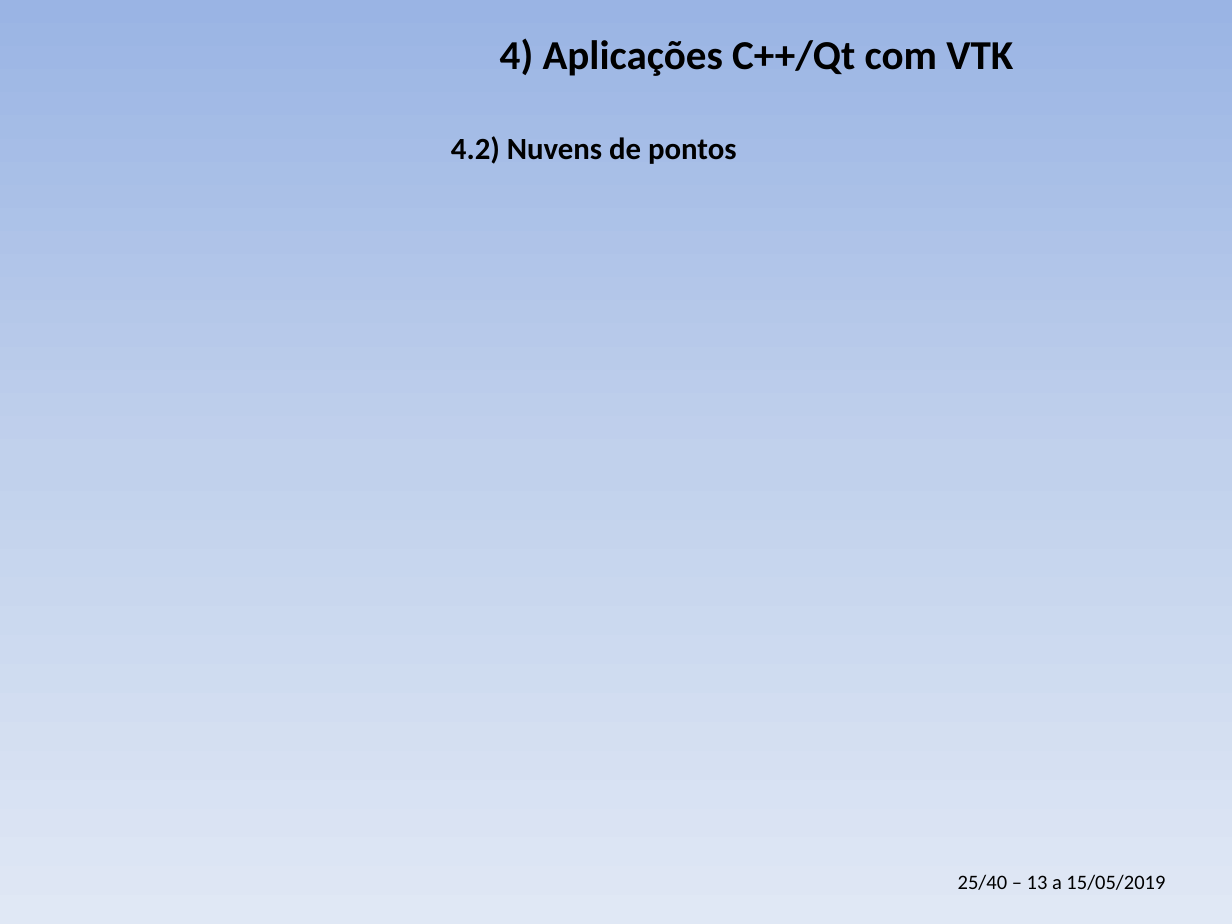
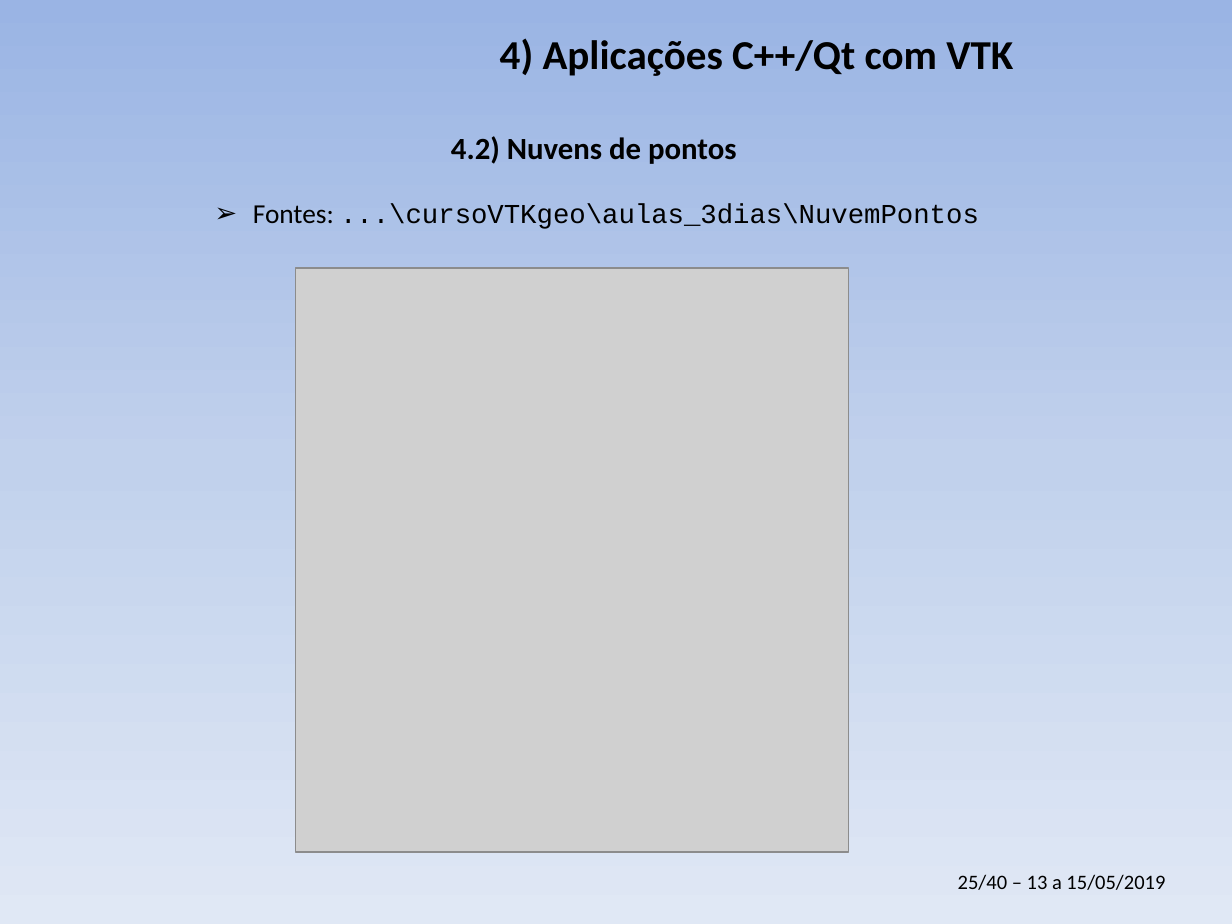
Before and after one commit to PauloCarvalhoRJ/cursoVTKgeo, a slide deck: slide 25 of aulas_3dias/slides_3dias.pptx. Drawn at 1232x924 pixels with LibreOffice and Linux fonts; fonts in the diff are those of the drawing; grey boxes stand for pictures; background and template pictures are left out. Boxes give left, top, right and bottom in pixels: in the first picture for what was removed or moved away, otherwise in the second. Text is boxed around its words. In the diff, an @@ line names an element or a change of style, - is before the commit and + after.

```diff
--- a/aulas_3dias/slides_3dias.pptx
+++ b/aulas_3dias/slides_3dias.pptx
@@ text added at [253,204,979,229], 16 pt, text #000000 @@
+➢ Fontes: ...\cursoVTKgeo\aulas_3dias\NuvemPontos
@@ picture added at [296,269,849,853] @@
```
Also in this commit, not shown: 2 other slides changed.
